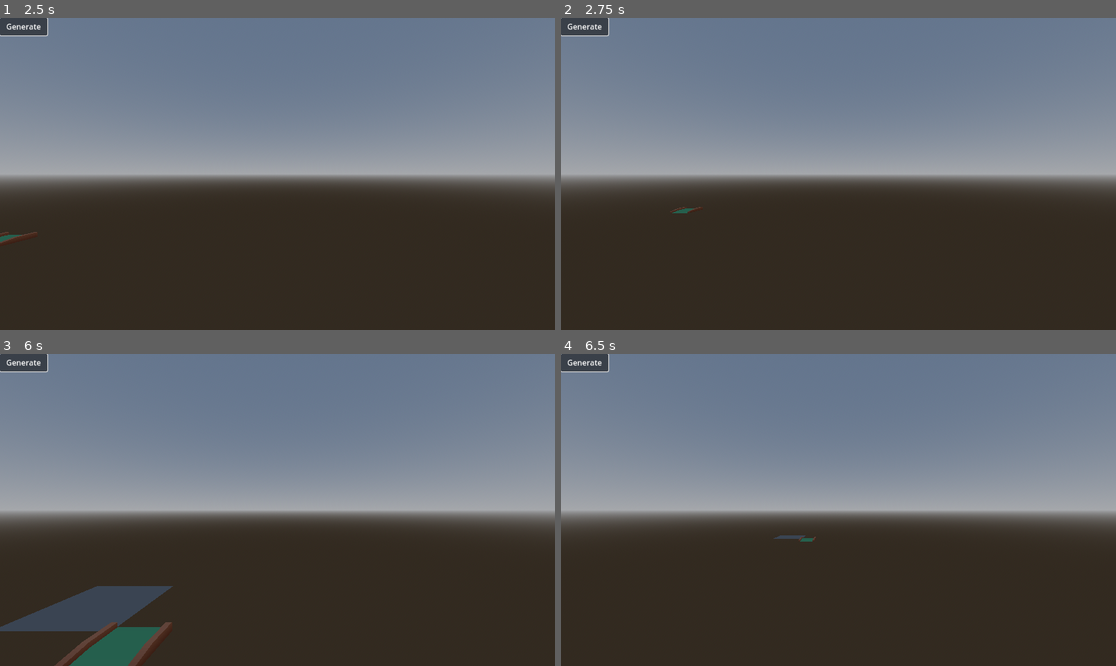
Above: before the commit, frames 1-4 (two rows, left to right).
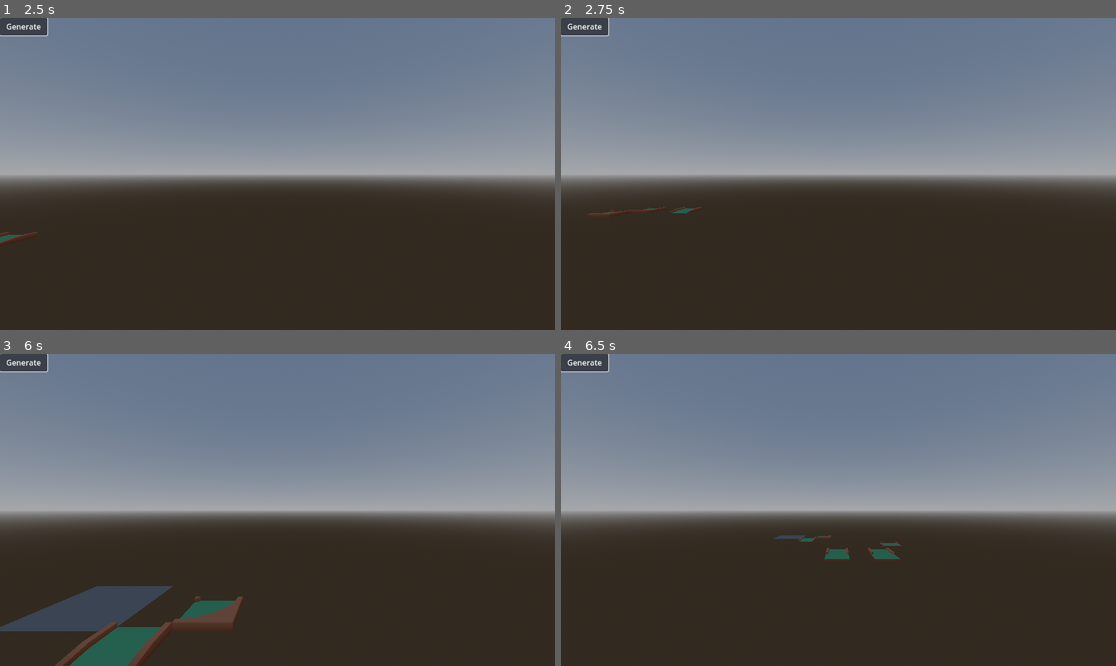
Above: after the commit, the same moments.

Repository: Inocybe/wave-function-collapse
Game: Godot game, scene res://main.tscn
Same seed, same stepped clock (60 frames per second), same inputs: the game is played once before the commit and once after it.
Inputs (mouse positions are in pixels of both pictures, inside the frame that each line leads up to):
- Up to frame 1 (2.5 s): click "Generate" at 0.5 s; tap Enter at 1.25 s; move the mouse to (399, 158) at 1.27 s; hold D 1.28-2.03 s; tap Shift at 1.35 s; click (399, 158) at 1.42 s; tap Space at 2 s; move the mouse to (166, 189) at 2.02 s; hold S from 2.03 s (still down); tap Ctrl at 2.1 s
- Up to frame 2 (2.75 s): keep holding S
- Up to frame 3 (6 s): move the mouse to (333, 441) at 2.77 s; release S at 2.78 s; hold D 2.78-3.53 s; tap Shift at 2.85, 4.35, 5.85 s; tap Enter at 3.5, 5 s; move the mouse to (249, 572) at 3.52 s; hold W 3.53-4.28 s; tap Ctrl at 3.6, 5.1 s; click (249, 572) at 3.67 s; tap Space at 4.25, 5.75 s; move the mouse to (444, 556) at 4.27 s; hold A 4.28-5.78 s; move the mouse to (111, 463) at 5.02 s; move the mouse to (305, 510) at 5.77 s; hold S from 5.78 s (still down); click (305, 510) at 5.92 s
- Up to frame 4 (6.5 s): keep holding S

Frame 1 is identical in both runs. In frame 2, less than 0.1% of the frame differs, in the area x 4-19%, y 60-64%; in frame 3, 0.8%, in the area x 31-44%, y 77-88%; in frame 4, 0.3%.

Commit message:
fixed generating constraints

Diff:
--- a/resources/wfc_constraints.tres
+++ b/resources/wfc_constraints.tres
@@ -6,6 +6,14 @@
 [resource]
 script = ExtResource("1_fyo7b")
 rules = {
+"Empty": {
+0: ["start", "hill-round", "ramp-180.0", "ramp", "open", "hill-corner-180.0", "hill-corner-90.0", "corner", "corner-270.0", "side-180.0", "side", "side-90.0", "hole-open", "round-corner-b-180.0", "round-corner-b", "split-t-180.0", "square-corner-a", "square-corner-a-270.0", "square-corner-a-180.0", "square-corner-a-90.0", "walls-to-open", "gap-180.0", "hole-round-180.0", "spline-default"],
+1: ["start", "hill-round", "ramp-180.0", "ramp", "open", "hill-corner-180.0", "hill-corner-90.0", "corner", "corner-270.0", "side-180.0", "side", "side-90.0", "hole-open", "round-corner-b-180.0", "round-corner-b", "split-t-180.0", "square-corner-a", "square-corner-a-270.0", "square-corner-a-180.0", "square-corner-a-90.0", "walls-to-open", "gap-180.0", "hole-round-180.0", "spline-default"],
+2: ["start", "hill-round", "ramp-180.0", "ramp", "hill-corner-90.0", "corner", "side", "round-corner-b", "square-corner-a", "square-corner-a-90.0", "gap-180.0", "hole-round-180.0", "spline-default"],
+3: ["start", "hill-round", "ramp-180.0", "ramp", "hill-corner-180.0", "corner-270.0", "side-180.0", "round-corner-b-180.0", "square-corner-a-270.0", "square-corner-a-180.0", "gap-180.0", "hole-round-180.0", "spline-default"],
+4: ["start", "corner", "corner-270.0", "round-corner-b", "square-corner-a"],
+5: ["hill-corner-180.0", "hill-corner-90.0", "side-90.0", "square-corner-a-180.0", "square-corner-a-90.0", "hole-round-180.0"]
+},
 "corner": {
 0: ["Empty"],
 1: ["Empty"],
@@ -139,7 +147,7 @@
 1: ["Empty"],
 2: ["Empty"],
 3: ["Empty"],
-4: ["spline-default", "gap-180.0"],
+4: ["gap-180.0", "spline-default"],
 5: ["walls-to-open", "spline-default"]
 },
 "split-t-180.0": {
--- a/scripts/build_grid_resource.gd
+++ b/scripts/build_grid_resource.gd
@@ -10,6 +10,14 @@
 	ConstraintDirections.right: Vector3.RIGHT,
 	ConstraintDirections.forward: Vector3.FORWARD,
 	ConstraintDirections.back: Vector3.BACK,
+}
+var opposite_check_directions: Dictionary[ConstraintDirections, ConstraintDirections] = {
+	ConstraintDirections.up: ConstraintDirections.down,
+	ConstraintDirections.down: ConstraintDirections.up,
+	ConstraintDirections.left: ConstraintDirections.right,
+	ConstraintDirections.right: ConstraintDirections.left,
+	ConstraintDirections.forward: ConstraintDirections.back,
+	ConstraintDirections.back: ConstraintDirections.forward
 }
 
 
@@ -34,23 +42,43 @@
 
 
 func generate_constraints() -> void:
+	var all_tiles: Array[String] = []
+	for cell in grid_map.get_used_cells():
+		var cell_name: String = get_name_at_pos(cell)
+		if !all_tiles.has(cell_name):
+			all_tiles.append(all_tiles)
+
+	for tile_name in all_tiles:
+		if !constraints.has(tile_name):
+			constraints[tile_name] = {}
+
+
+
 	for pos in grid_map.get_used_cells():
 		var tile_name: String = get_name_at_pos(pos)
-		var tile_constraints: Dictionary = constraints.get_or_add(tile_name, {})
 
 		# get adjacent tiles
 		for direction in ConstraintDirections.values():
-			var adjacent_cell_position: Vector3 = Vector3(pos) + constraint_check_vectors[direction]
-			var adjacent_tile_name: String = get_name_at_pos(adjacent_cell_position)
+			var adjacent_pos: Vector3 = Vector3(pos) + constraint_check_vectors[direction]
+			var adjacent_tile_name: String = get_name_at_pos(adjacent_pos)
 
-			# skips adding the tile if already give possibility
-			var key = tile_constraints.get(direction)
-			if key and key.has(adjacent_tile_name):
-				continue
+			add_unique_constraint(tile_name, direction, adjacent_tile_name)
 
-			tile_constraints.get_or_add(direction, []).append(adjacent_tile_name)
+			var opposite_dir = opposite_check_directions[direction]
+			add_unique_constraint(adjacent_tile_name, opposite_dir, tile_name)
 
 
+
+func add_unique_constraint(tile_name: String, direction: int, neighbor_name: String) -> void:
+	if !constraints.has(tile_name):
+		constraints[tile_name] = {}
+
+	if !constraints[tile_name].has(direction):
+		constraints[tile_name][direction] = []
+
+	var existing_neighbors: Array = constraints[tile_name][direction]
+	if !existing_neighbors.has(neighbor_name):
+		existing_neighbors.append(neighbor_name)
 
 func get_name_at_pos(pos: Vector3) -> String:
 	var item_index = grid_map.get_cell_item(pos)
